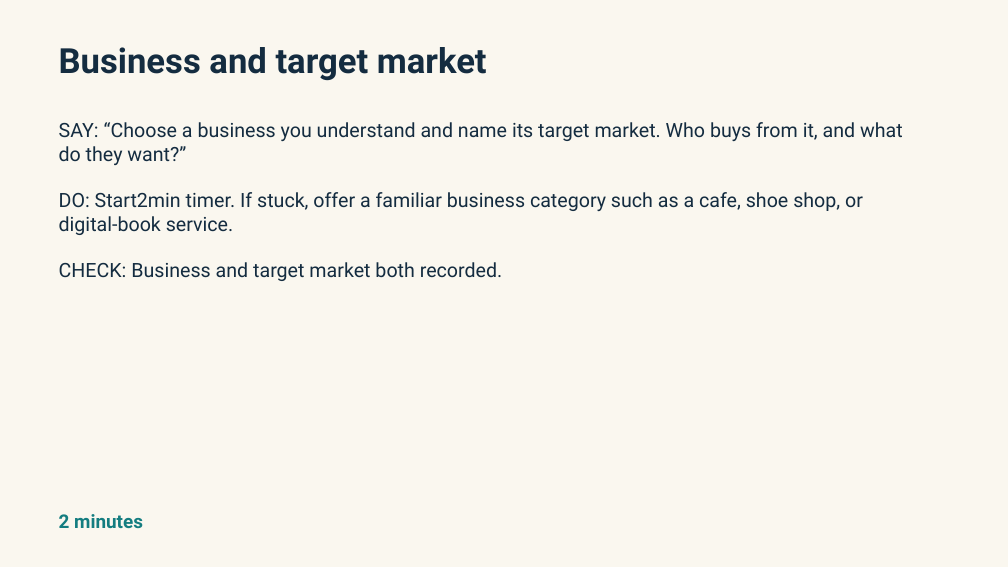
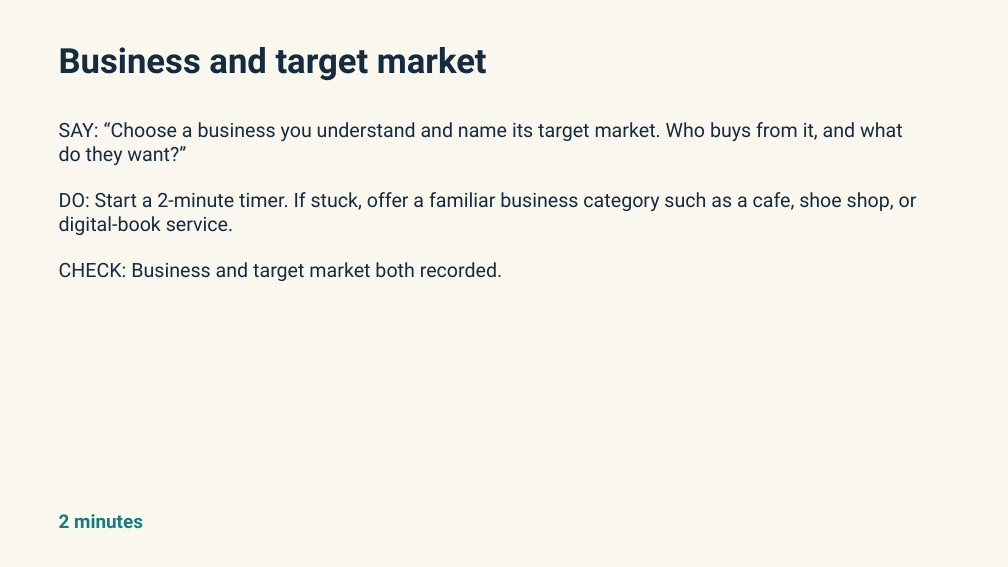
Before and after one commit to pzg8794/teaching-placement, a slide deck: slide 6 of second-placement/planning/chapter-2-marketing-plan/2026-10-14-PEST-Piter-Run-Guide-v1.pptx. Drawn at 1008x567 pixels with LibreOffice and Linux fonts; fonts in the diff are those of the drawing. Boxes give left, top, right and bottom in pixels: in the first picture for what was removed or moved away, otherwise in the second. Text is boxed around its words. In the diff, an @@ line names an element or a change of style, - is before the commit and + after.

```diff
--- a/second-placement/planning/chapter-2-marketing-plan/2026-10-14-PEST-Piter-Run-Guide-v1.pptx
+++ b/second-placement/planning/chapter-2-marketing-plan/2026-10-14-PEST-Piter-Run-Guide-v1.pptx
@@ text at bbox=[59, 192, 917, 235]: text changed @@
-DO: Start2min timer. If stuck, offer a familiar business category such as a cafe, shoe shop, or digital-book service.
+DO: Start a 2-minute timer. If stuck, offer a familiar business category such as a cafe, shoe shop, or digital-book service.
```
Also in this commit, not shown: 8 other slides changed, 6 other files.
